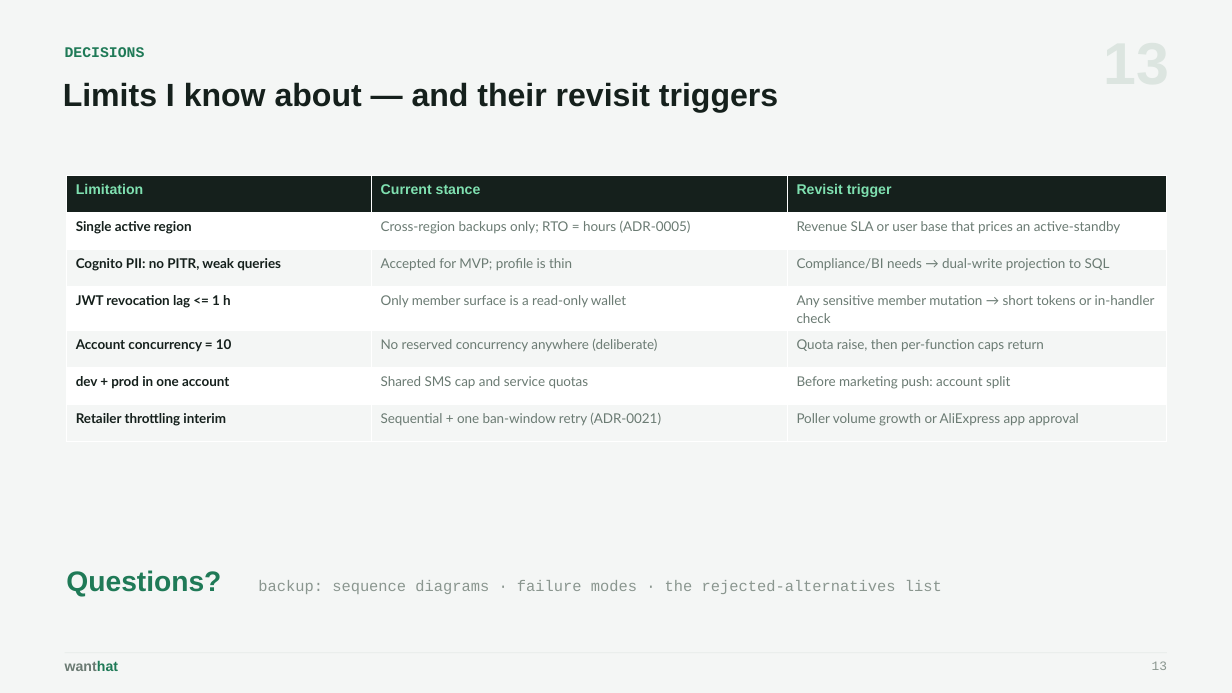
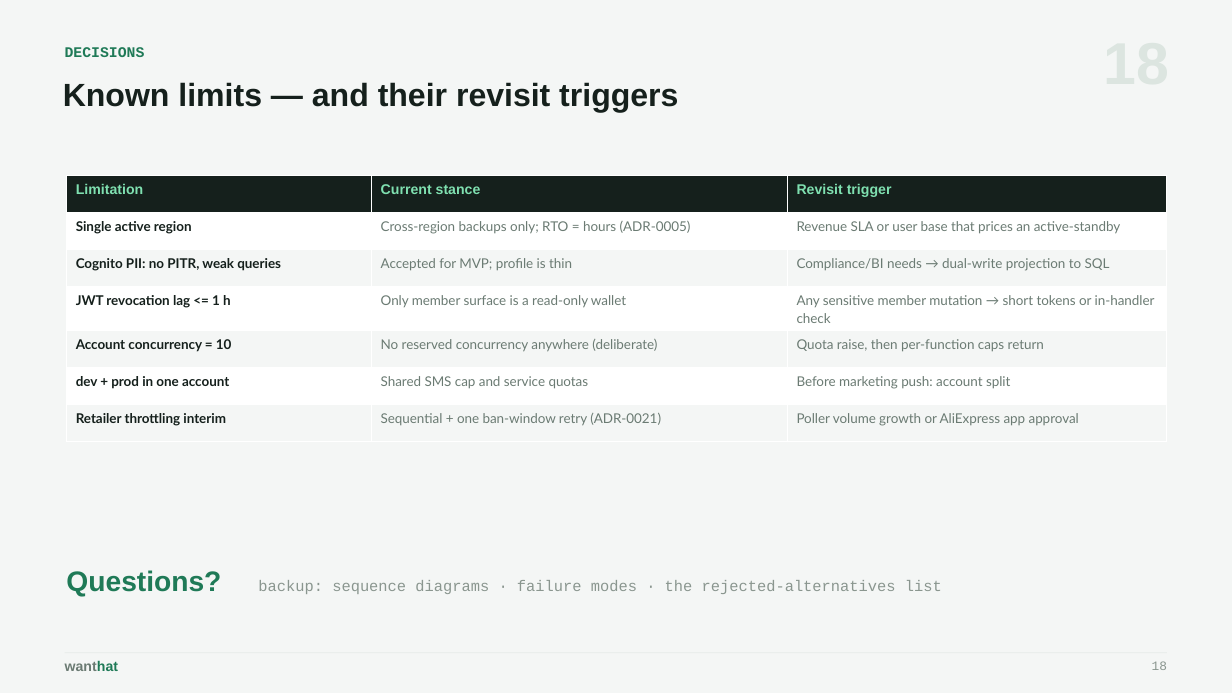
Before and after one commit to wanthat-app/monorepo, a slide deck: slide 18 of slides/wanthat-presentation.pptx (slide 13 before the commit). Drawn at 1232x693 pixels with LibreOffice and Linux fonts; fonts in the diff are those of the drawing. Boxes give left, top, right and bottom in pixels: in the first picture for what was removed or moved away, otherwise in the second. Text is boxed around its words. In the diff, an @@ line names an element or a change of style, - is before the commit and + after.

```diff
--- a/slides/wanthat-presentation.pptx
+++ b/slides/wanthat-presentation.pptx
@@ text at (x1=63, y1=82, x2=678, y2=112): text changed @@
-Limits I know about — and their revisit triggers
+Known limits — and their revisit triggers
```
Also in this commit, not shown: 20 other slides changed, 14 slides added, 2 other files.
